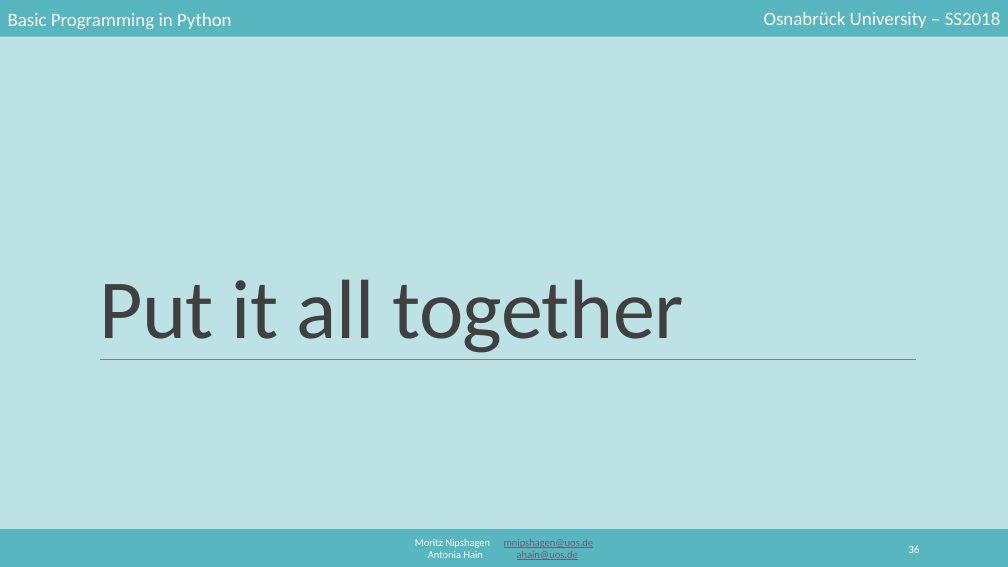
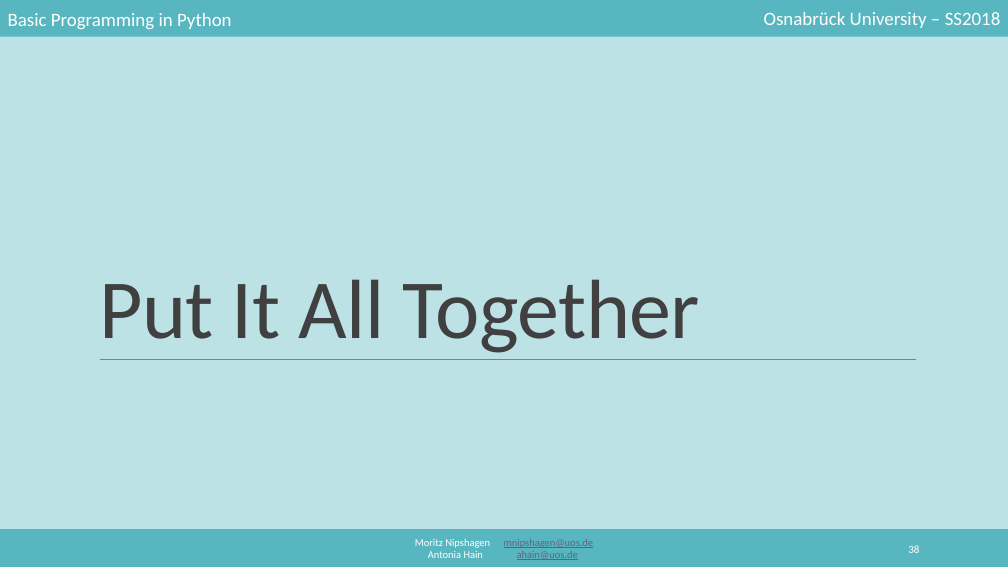
Before and after one commit to mnipshagen/monty, a slide deck: slide 38 of 2018/03/control_structures.pptx (slide 36 before the commit). Drawn at 1008x567 pixels with LibreOffice and Linux fonts; fonts in the diff are those of the drawing. Boxes give left, top, right and bottom in pixels: in the first picture for what was removed or moved away, otherwise in the second. Text is boxed around its words. In the diff, an @@ line names an element or a change of style, - is before the commit and + after.

```diff
--- a/2018/03/control_structures.pptx
+++ b/2018/03/control_structures.pptx
@@ title at (99, 279, 701, 353): text changed @@
-Put it all together
+Put It All Together
```
Also in this commit, not shown: 18 other slides changed, 6 slides added, 5 other files.
